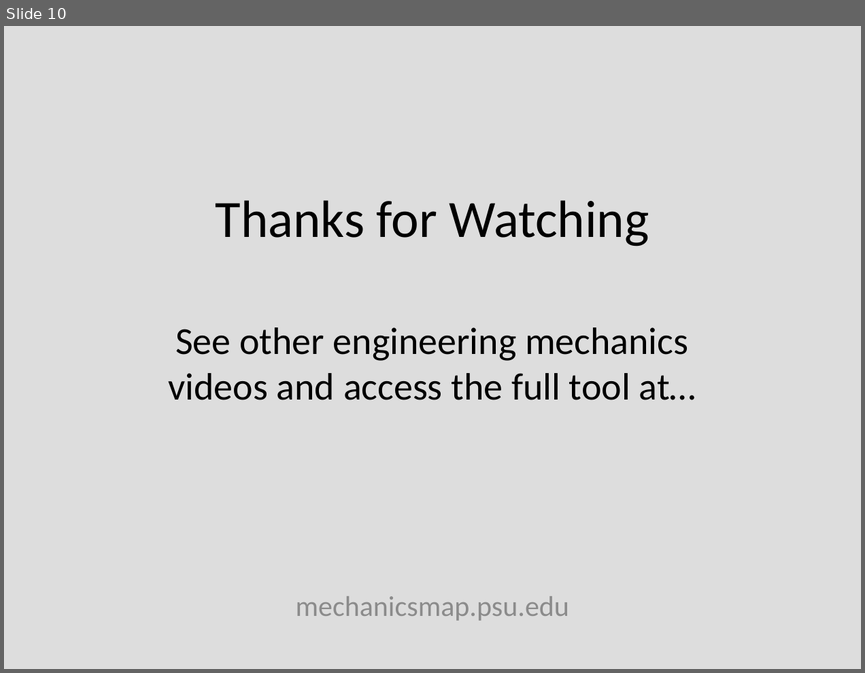
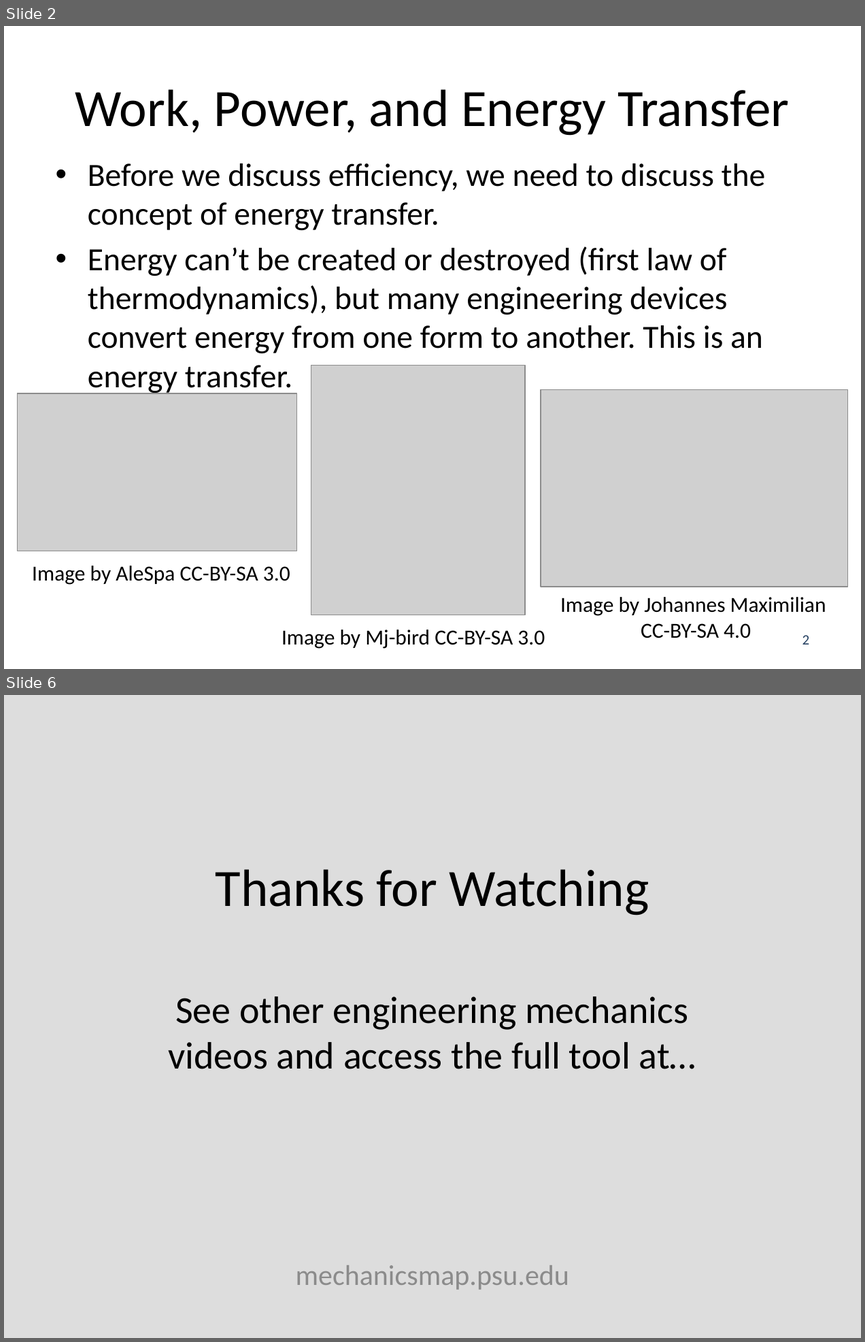
Before and after one commit to JacobMoore/mechanics_textbook, a slide deck: Lecture Slides/VideoLectureSlides/14.4.pptx. Shown one above the other, each under a label of ours: slide 10 before the commit, slides 2 and 6 after it; the slides between them are not shown. The pictures are 865x673 and 865x1342 pixels, drawn with LibreOffice and Linux fonts; fonts in the diff are those of the drawing; grey boxes stand for pictures; background and template pictures are left out. Boxes give left, top, right and bottom in pixels: in the first picture for what was removed or moved away, otherwise in the second. Text is boxed around its words. In the diff, an @@ line names an element or a change of style, - is before the commit and + after.

```diff
--- a/Lecture Slides/VideoLectureSlides/14.4.pptx
+++ b/Lecture Slides/VideoLectureSlides/14.4.pptx
@@ slide 2 added at box(4, 26, 861, 669), background #FFFFFF @@
@@ title added at box(75, 89, 789, 135), 44 pt, text #000000 @@
+Work, Power, and Energy Transfer
@@ text added at box(88, 163, 766, 354), 27.2 pt, text #000000 @@
+• Before we discuss efficiency, we need to discuss the concept of energy transfer.
+• Energy can’t be created or destroyed (first law of thermodynamics), but many engineering devices convert energy from one form to another. This is an energy transfer.
@@ picture added at box(311, 365, 525, 615) @@
@@ picture added at box(541, 389, 847, 586) @@
@@ picture added at box(17, 394, 296, 551) @@
@@ text added at box(32, 565, 290, 584), 18 pt, text #000000 @@
+Image by AleSpa CC-BY-SA 3.0
@@ text added at box(560, 597, 826, 638), 18 pt, text #000000 @@
+Image by Johannes Maximilian
+CC-BY-SA 4.0
@@ text added at box(281, 629, 545, 648), 18 pt, text #000000 @@
+Image by Mj-bird CC-BY-SA 3.0
@@ page number added at box(802, 635, 810, 644), 12 pt, text #254061 @@
+2
@@ what was slide 10 is now slide 6 @@
```
Also in this commit, not shown: 1 slide changed, 5 other slides added, 11 slides removed, 37 other files.
